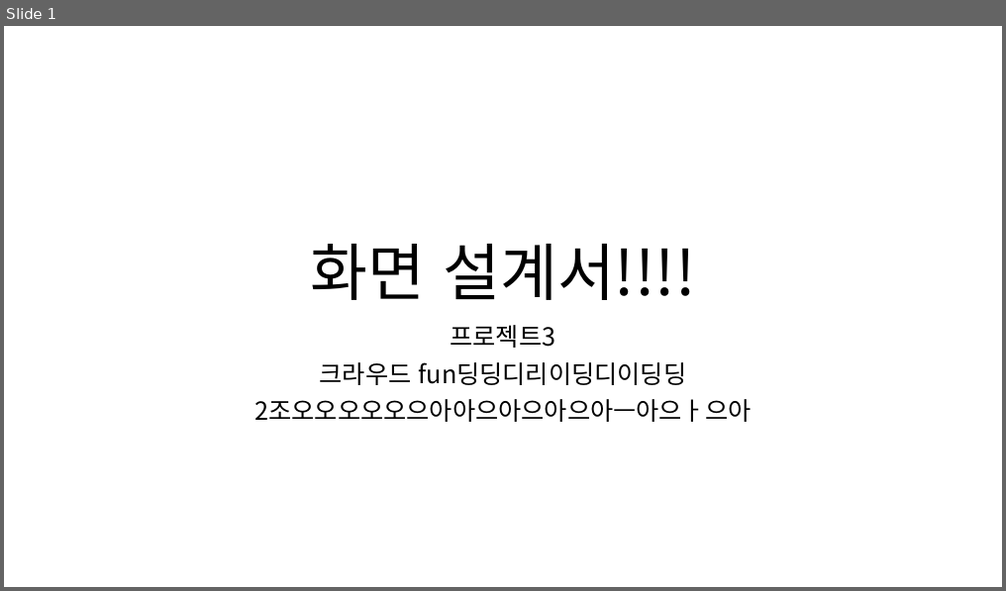
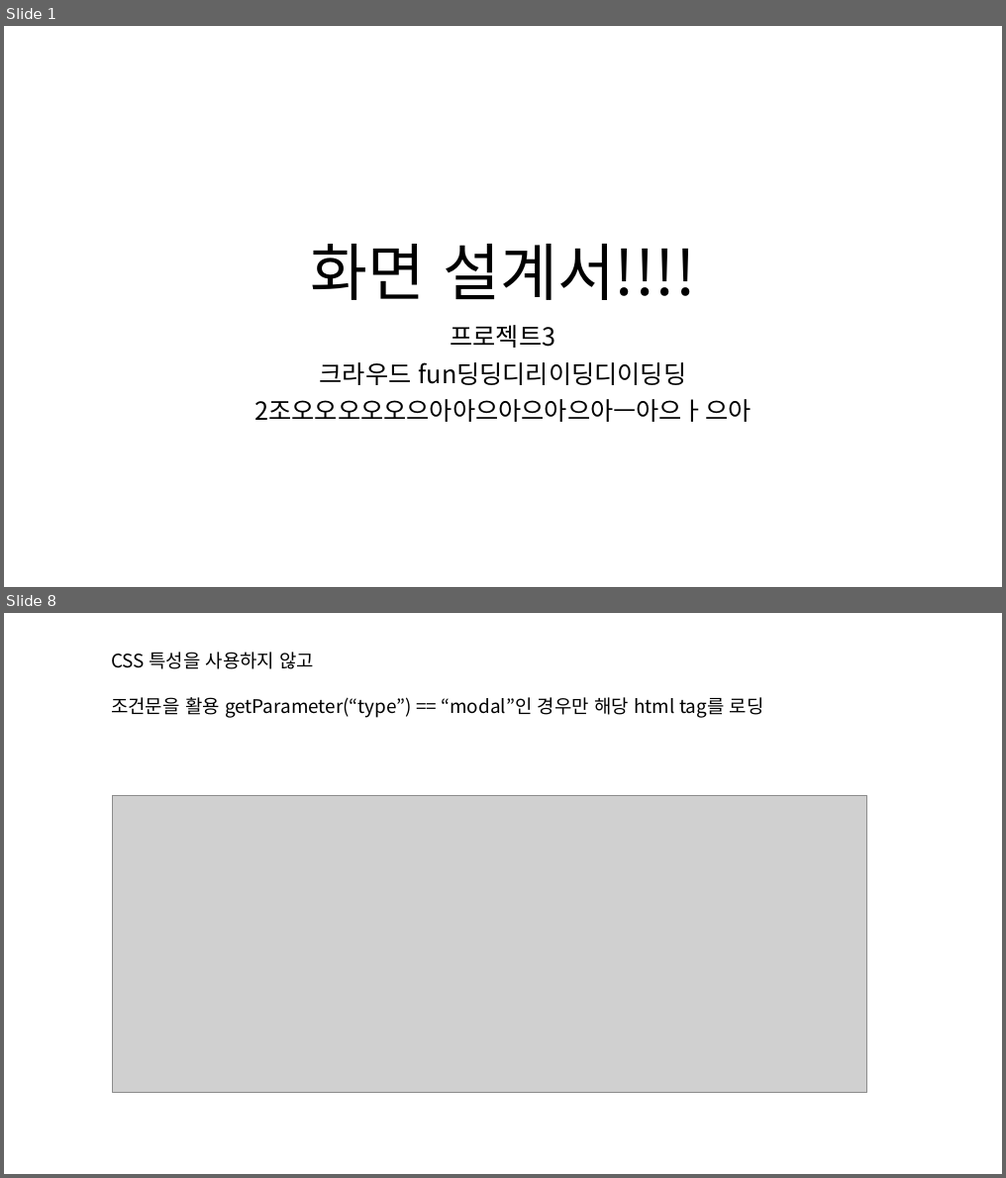
Before and after one commit to ezenteam2/RentalEquip, a slide deck: 0 발표용 파워포인트/0327 4차발표/0327 project04 - 파워포인트 - 형준.pptx. Shown one above the other, each under a label of ours: slide 1 before the commit, slides 1 and 8 after it; the slides between them are not shown. The pictures are 1006x591 and 1006x1178 pixels, drawn with LibreOffice and Linux fonts; fonts in the diff are those of the drawing; grey boxes stand for pictures. Boxes give left, top, right and bottom in pixels: in the first picture for what was removed or moved away, otherwise in the second. Text is boxed around its words. In the diff, an @@ line names an element or a change of style, - is before the commit and + after.

```diff
--- a/0 발표용 파워포인트/0327 4차발표/0327 project04 - 파워포인트 - 형준.pptx
+++ b/0 발표용 파워포인트/0327 4차발표/0327 project04 - 파워포인트 - 형준.pptx
@@ slide 8 added at box(4, 613, 1002, 1174), background #FFFFFF @@
@@ text added at box(111, 652, 764, 718), 18 pt, text #000000 @@
+CSS 특성을 사용하지 않고
+조건문을 활용 getParameter(“type”) == “modal”인 경우만 해당 html tag를 로딩
@@ picture added at box(113, 796, 867, 1092) @@
```
Also in this commit, not shown: 26 other slides added, 3 other files.
